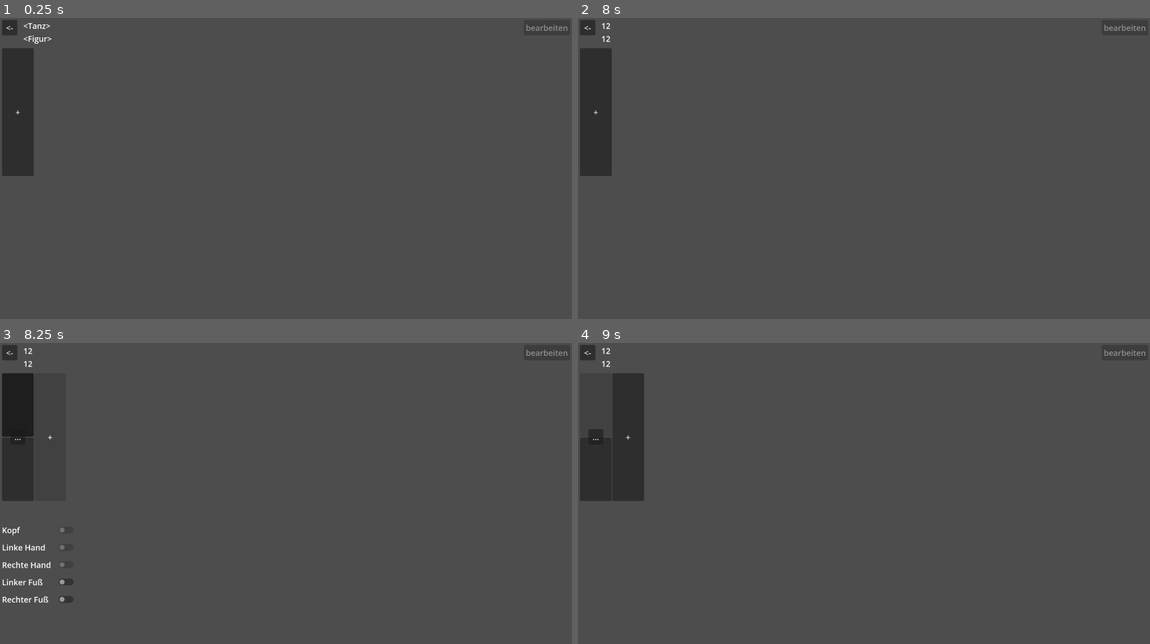
Above: before the commit, frames 1-4 (two rows, left to right).
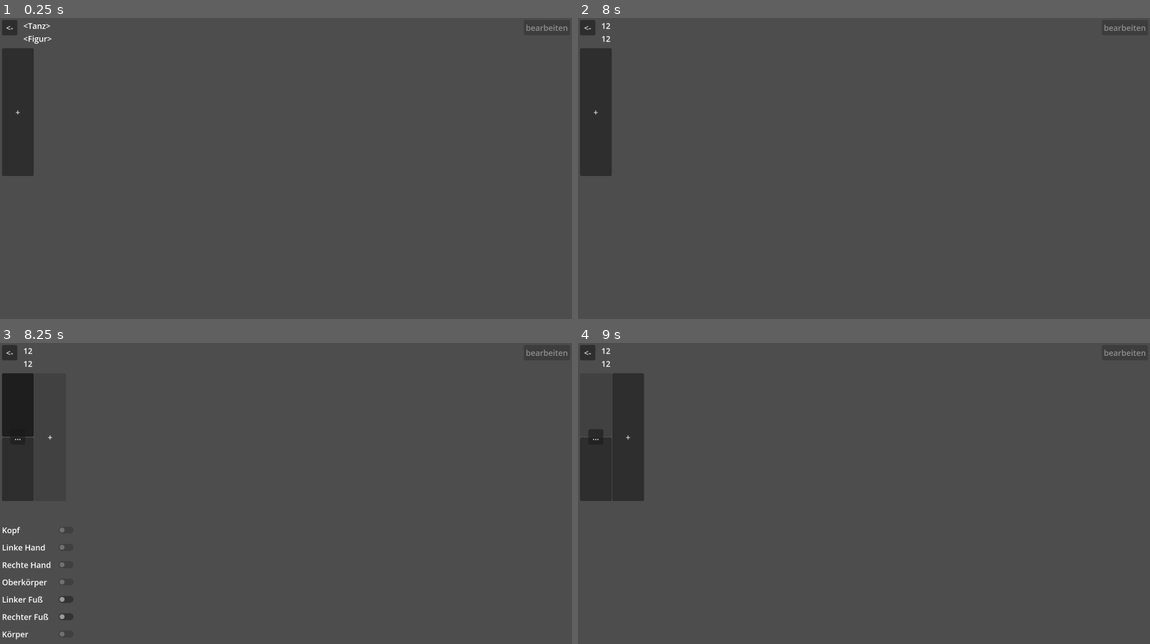
Above: after the commit, the same moments.

Repository: Calabiyaur/Dance-Notation
Game: Godot game, scene res://scene/Figure.tscn
Same seed, same stepped clock (60 frames per second), same inputs: the game is played once before the commit and once after it. This scene is started directly instead of the project's main scene.
Inputs (mouse positions are in pixels of both pictures, inside the frame that each line leads up to):
- Up to frame 1 (0.25 s): no input
- Up to frame 2 (8 s): click "<-" at 0.5 s; click "<-" at 1.25 s; click "<-" at 2 s; click "+" at 2.75 s; click (864, 168) at 3.52 s; type "12" at 3.6 s; click "OK" at 4.25 s; click "Figuren" at 5 s; click "+" at 5.75 s; click (864, 168) at 6.52 s; type "12" at 6.6 s; click "OK" at 7.25 s
- Up to frame 3 (8.25 s): click "+" at 8 s
- Up to frame 4 (9 s): click (595, 406) at 8.75 s

Frames 1-2 are identical in both runs. In frame 3, 0.4% of the frame differs, in the area x 0-13%, y 78-99%; in frame 4, nothing differs.
Error in both runs: Invalid access to property or key 'name' on a base object of type 'Nil'. (res://scene/Figure.gd:14)

Commit message:
More details

Diff:
--- a/scene/StepDetails.tscn
+++ b/scene/StepDetails.tscn
@@ -67,6 +67,20 @@
 custom_minimum_size = Vector2(0, 31)
 layout_mode = 2
 
+[node name="UpperBodyLabel" type="Label" parent="ScrollContainer/GridContainer" unique_id=48627637]
+unique_name_in_owner = true
+layout_mode = 2
+text = "Oberkörper"
+
+[node name="UpperBodyActive" type="CheckButton" parent="ScrollContainer/GridContainer" unique_id=580626805]
+unique_name_in_owner = true
+layout_mode = 2
+disabled = true
+
+[node name="MarginContainer4" type="MarginContainer" parent="ScrollContainer/GridContainer" unique_id=1662931872]
+custom_minimum_size = Vector2(0, 31)
+layout_mode = 2
+
 [node name="LeftFootLabel" type="Label" parent="ScrollContainer/GridContainer" unique_id=302079664]
 unique_name_in_owner = true
 layout_mode = 2
@@ -76,11 +90,11 @@
 unique_name_in_owner = true
 layout_mode = 2
 
-[node name="MarginContainer4" type="MarginContainer" parent="ScrollContainer/GridContainer" unique_id=732197314]
+[node name="MarginContainer5" type="MarginContainer" parent="ScrollContainer/GridContainer" unique_id=732197314]
 custom_minimum_size = Vector2(0, 31)
 layout_mode = 2
 
-[node name="LeftFootInput" parent="ScrollContainer/GridContainer/MarginContainer4" unique_id=595126082 instance=ExtResource("1_6w566")]
+[node name="LeftFootInput" parent="ScrollContainer/GridContainer/MarginContainer5" unique_id=595126082 instance=ExtResource("1_6w566")]
 unique_name_in_owner = true
 layout_mode = 2
 size_flags_horizontal = 3
@@ -94,11 +108,25 @@
 unique_name_in_owner = true
 layout_mode = 2
 
-[node name="MarginContainer5" type="MarginContainer" parent="ScrollContainer/GridContainer" unique_id=1889545001]
+[node name="MarginContainer6" type="MarginContainer" parent="ScrollContainer/GridContainer" unique_id=1889545001]
 custom_minimum_size = Vector2(0, 31)
 layout_mode = 2
 
-[node name="RightFootInput" parent="ScrollContainer/GridContainer/MarginContainer5" unique_id=1742654802 instance=ExtResource("1_6w566")]
+[node name="RightFootInput" parent="ScrollContainer/GridContainer/MarginContainer6" unique_id=1742654802 instance=ExtResource("1_6w566")]
 unique_name_in_owner = true
 layout_mode = 2
 size_flags_horizontal = 3
+
+[node name="BodyLabel" type="Label" parent="ScrollContainer/GridContainer" unique_id=648529163]
+unique_name_in_owner = true
+layout_mode = 2
+text = "Körper"
+
+[node name="BodyActive" type="CheckButton" parent="ScrollContainer/GridContainer" unique_id=675508545]
+unique_name_in_owner = true
+layout_mode = 2
+disabled = true
+
+[node name="MarginContainer7" type="MarginContainer" parent="ScrollContainer/GridContainer" unique_id=692725102]
+custom_minimum_size = Vector2(0, 31)
+layout_mode = 2
